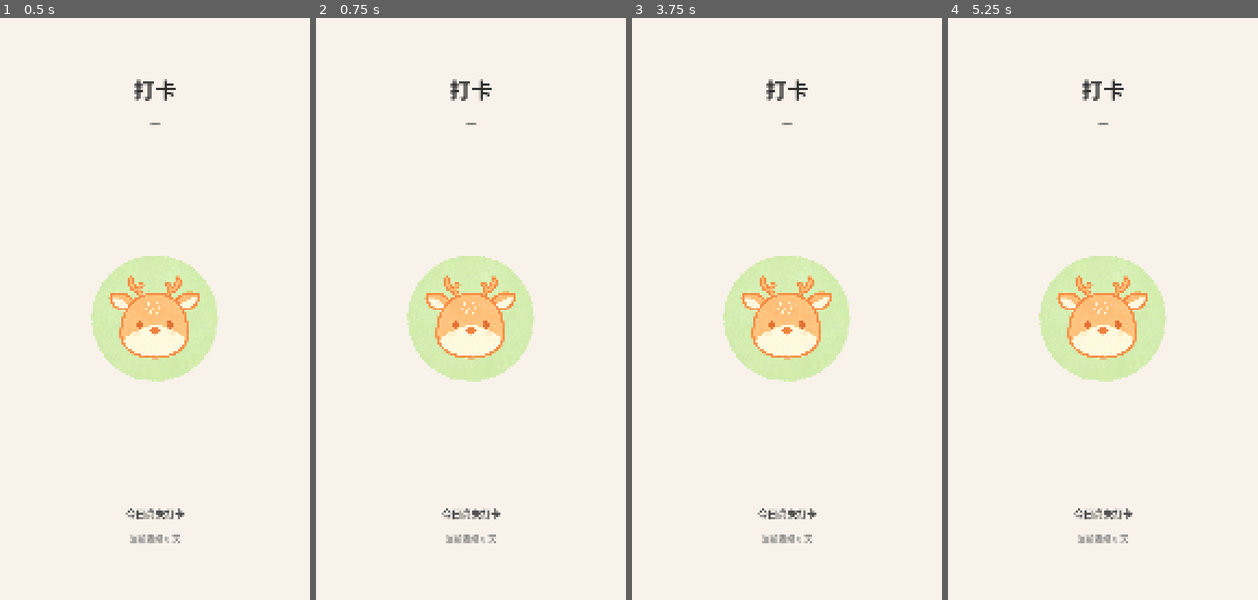
Above: before the commit, frames 1-4 (left to right).
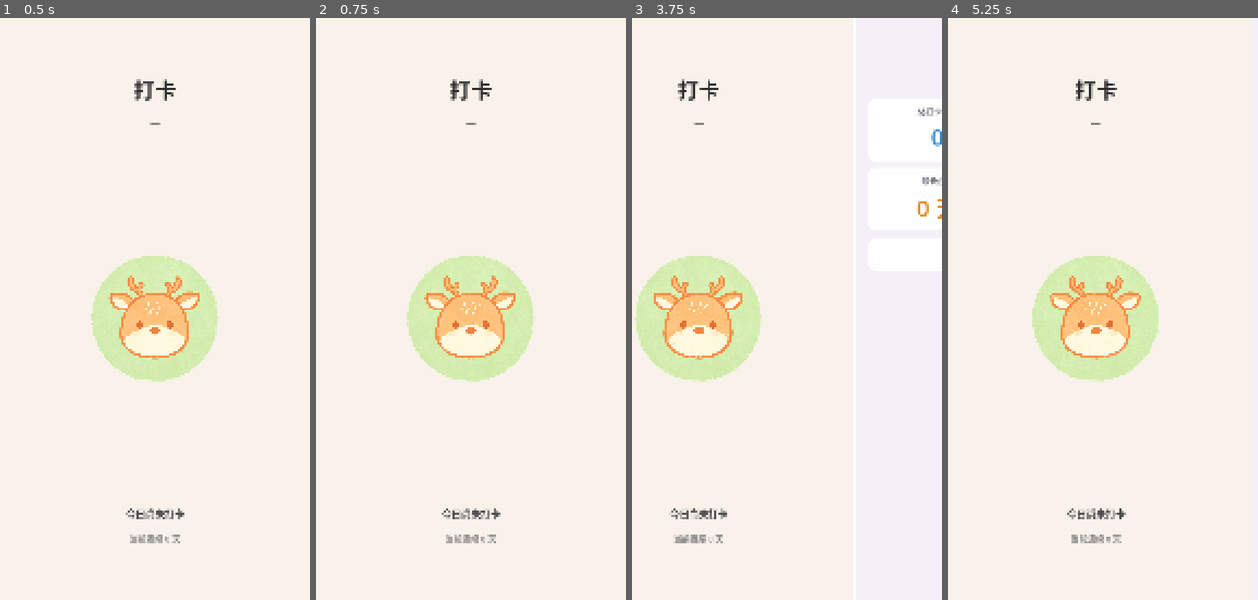
Above: after the commit, the same moments.

Repository: HRSmallRui/Lulema
Game: Godot game, scene res://Scenes/main.tscn
The game is run twice, just before and just after one commit, with the same random seed, the same clock (stepped at 60 frames per second) and the same inputs.
Inputs (mouse positions are in pixels of both pictures, inside the frame that each line leads up to):
- Up to frame 1 (0.5 s): no input
- Up to frame 2 (0.75 s): click (471, 320) at 0.5 s
- Up to frame 3 (3.75 s): click (787, 320) at 1.25 s; click (787, 320) at 2 s; tap Enter at 2.75 s; move the mouse to (855, 279) at 2.77 s; press the mouse at (855, 279) at 2.78 s; tap Space at 3.5 s; move the mouse to (725, 338) at 3.52 s; release the mouse at (725, 338) at 3.53 s; click (725, 338) at 3.6 s
- Up to frame 4 (5.25 s): tap Enter at 4.25 s; move the mouse to (1134, 180) at 4.27 s; press the mouse at (1134, 180) at 4.28 s; tap Space at 5 s; move the mouse to (1087, 425) at 5.02 s; release the mouse at (1087, 425) at 5.03 s; click (1087, 425) at 5.1 s

Frame 1 is identical in both runs. In frame 2, 0.1% of the frame differs, in the area x 29-64%, y 10-62%; in frame 3, 12%, in the area x 0-100%, y 10-91%; in frame 4, 3.4%.

Commit message:
<feat>翻页完工

Diff:
--- a/Scenes/main.tscn
+++ b/Scenes/main.tscn
@@ -14,8 +14,10 @@
 grow_vertical = 2
 script = ExtResource("1_jjvhh")
 
-[node name="ColorRect" type="ColorRect" parent="." unique_id=1866453354]
-layout_mode = 1
+[node name="CanvasLayer" type="CanvasLayer" parent="." unique_id=348798943]
+layer = -1
+
+[node name="ColorRect" type="ColorRect" parent="CanvasLayer" unique_id=1866453354]
 anchors_preset = 15
 anchor_right = 1.0
 anchor_bottom = 1.0
--- a/Scripts/main.gd
+++ b/Scripts/main.gd
@@ -1,3 +1,54 @@
 extends Control
 
 @onready var camera_2d: Camera2D = $Camera2D
+@onready var h_box_container: HBoxContainer = $HBoxContainer
+
+var current_id: int = 1
+var move_tween: Tween
+
+func _ready() -> void:
+
+	pass
+
+
+func snap_to_component():
+	if move_tween != null: move_tween.kill()
+	var target_node: Control = h_box_container.get_child(current_id)
+	move_tween = create_tween()
+	move_tween.tween_property(camera_2d,"position:x",target_node.global_position.x,0.2)
+	pass
+
+
+func _input(event: InputEvent) -> void:
+	if event.is_action_pressed("click"):
+		if move_tween != null: move_tween.kill()
+	elif event.is_action_released("click"):
+		if move_tween != null: move_tween.kill()
+		var mouse_velocity: Vector2 = Input.get_last_mouse_screen_velocity()
+		print(mouse_velocity.x)
+		if mouse_velocity.x > 100:
+			current_id -= 1
+		elif mouse_velocity.x < -100:
+			current_id += 1
+		else:
+			var target_id: int = 0
+			var nearest_length: float = 10000
+			for i in h_box_container.get_child_count():
+				var target_node: Control = h_box_container.get_child(i)
+				if abs(target_node.global_position.x - camera_2d.position.x) < nearest_length:
+					nearest_length = abs(target_node.global_position.x - camera_2d.position.x)
+					target_id = i
+			current_id = target_id
+		current_id = clampi(current_id,0,2)
+		snap_to_component()
+
+	if event is InputEventScreenDrag:
+		camera_2d.position.x -= event.screen_relative.x
+		if camera_2d.position.x < -1280 or camera_2d.position.x > 1280:
+			back()
+	pass
+
+
+func back():
+	snap_to_component()
+	pass
